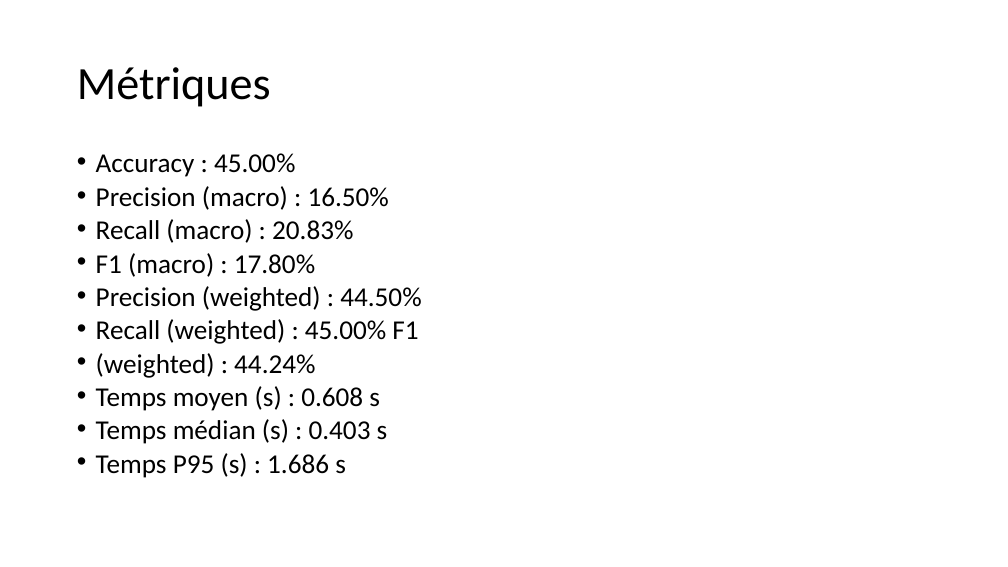
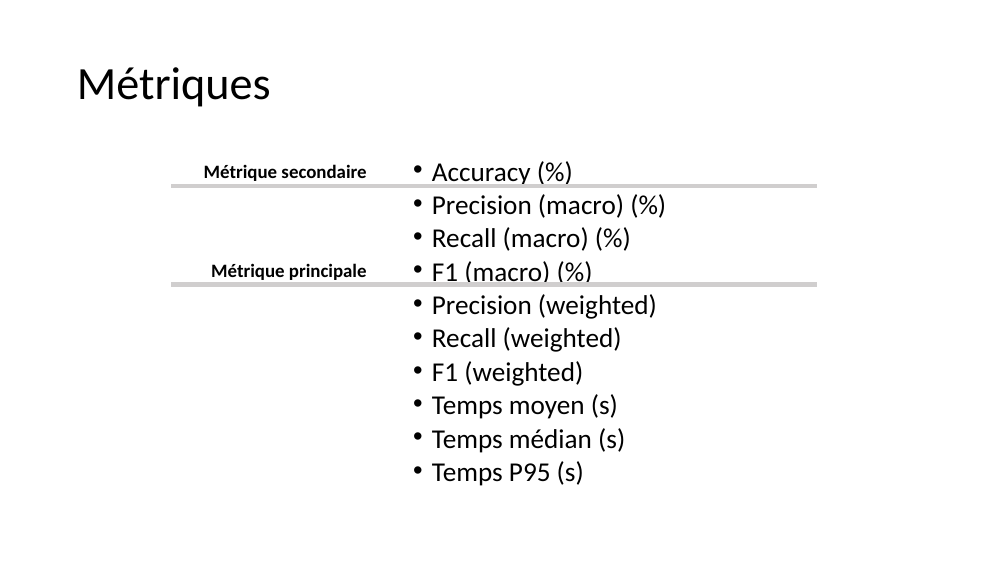
Before and after one commit to Ace4teaM/OCR-ZenAssist, a slide deck: slide 12 of Présentation.pptx (slide 10 before the commit). Drawn at 1008x567 pixels with LibreOffice and Linux fonts; fonts in the diff are those of the drawing. Boxes give left, top, right and bottom in pixels: in the first picture for what was removed or moved away, otherwise in the second. Text is boxed around its words. In the diff, an @@ line names an element or a change of style, - is before the commit and + after.

```diff
--- a/Présentation.pptx
+++ b/Présentation.pptx
@@ text added at (204, 164, 366, 181), 18 pt, text #000000, bold @@
+Métrique secondaire
@@ text at (432, 163, 657, 486): text changed @@
-• Accuracy : 45.00%
-• Precision (macro) : 16.50%
-• Recall (macro) : 20.83%
-• F1 (macro) : 17.80%
-• Precision (weighted) : 44.50%
-• Recall (weighted) : 45.00% F1
-• (weighted) : 44.24%
-• Temps moyen (s) : 0.608 s
-• Temps médian (s) : 0.403 s
-• Temps P95 (s) : 1.686 s
+• Accuracy (%)
+• Precision (macro) (%)
+• Recall (macro) (%)
+• F1 (macro) (%)
+• Precision (weighted)
+• Recall (weighted)
+• F1 (weighted)
+• Temps moyen (s)
+• Temps médian (s)
+• Temps P95 (s)
@@ line added from (171, 186) to (817, 186), #D0CECE 4.25 pt @@
@@ text added at (211, 263, 367, 280), 18 pt, text #000000, bold @@
+Métrique principale
@@ line added from (171, 284) to (817, 284), #D0CECE 4.25 pt @@
```
Also in this commit, not shown: 10 other slides changed, 14 slides added, 1 slide removed.
